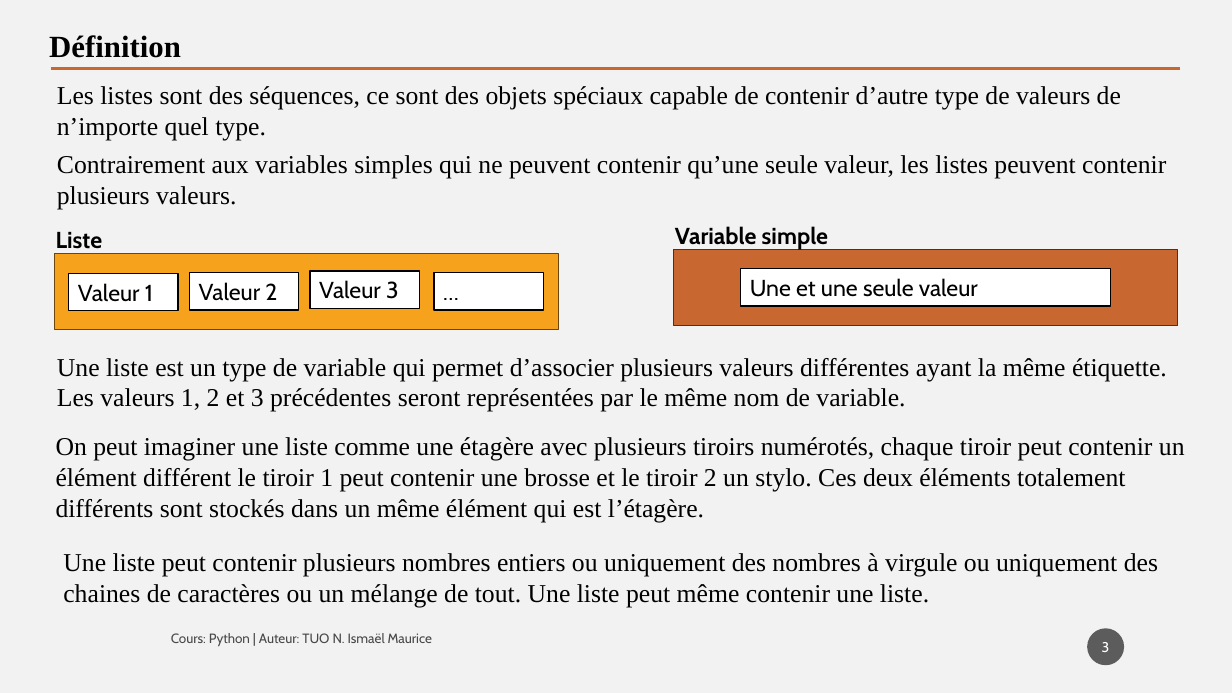
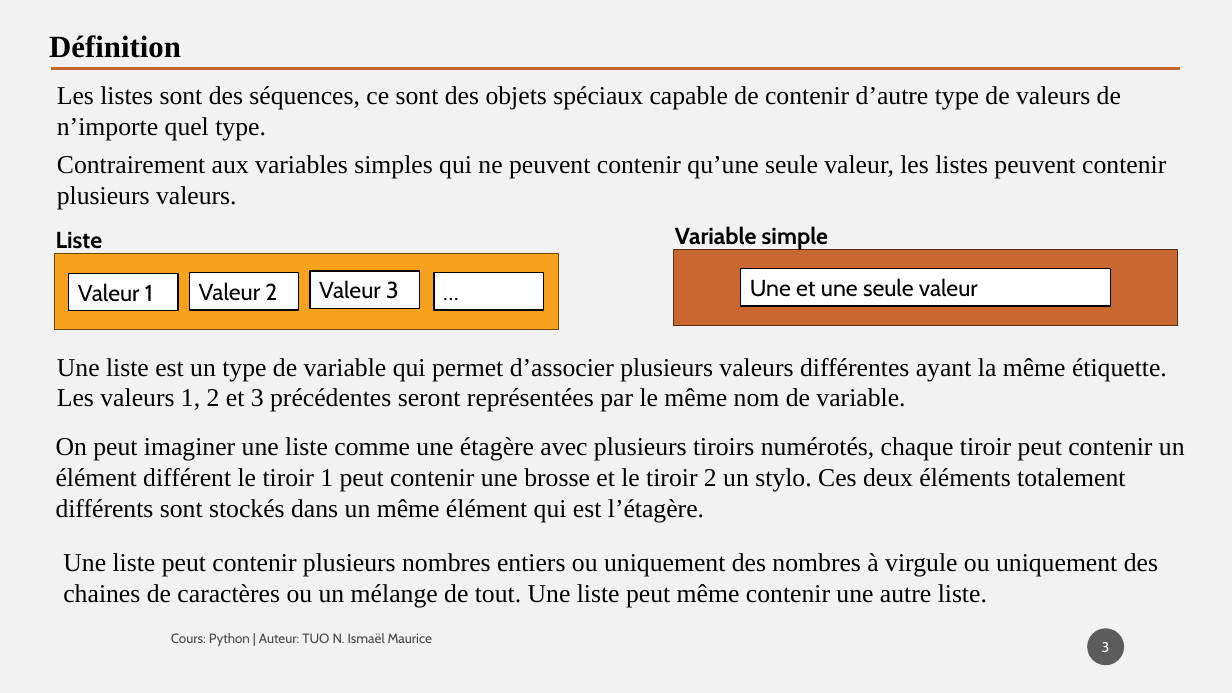
Before and after one commit to tisma95/cours-python, a slide deck: slide 3 of source/Chapitre 9 - Les listes.pptx. Drawn at 1232x693 pixels with LibreOffice and Linux fonts; fonts in the diff are those of the drawing. Boxes give left, top, right and bottom in pixels: in the first picture for what was removed or moved away, otherwise in the second. Text is boxed around its words. In the diff, an @@ line names an element or a change of style, - is before the commit and + after.

Commit message:
Feat(chp9): Chapitre sur les listes
Ajout des operations sur enumerate, boucle for et passage de chaine à liste

```diff
--- a/source/Chapitre 9 - Les listes.pptx
+++ b/source/Chapitre 9 - Les listes.pptx
@@ text at (63, 553, 1158, 608): text changed @@
-Une liste peut contenir plusieurs nombres entiers ou uniquement des nombres à virgule ou uniquement des chaines de caractères ou un mélange de tout. Une liste peut même contenir une liste.
+Une liste peut contenir plusieurs nombres entiers ou uniquement des nombres à virgule ou uniquement des chaines de caractères ou un mélange de tout. Une liste peut même contenir une autre liste.
```
Also in this commit, not shown: 11 other slides changed, 2 slides added, 3 other files.
